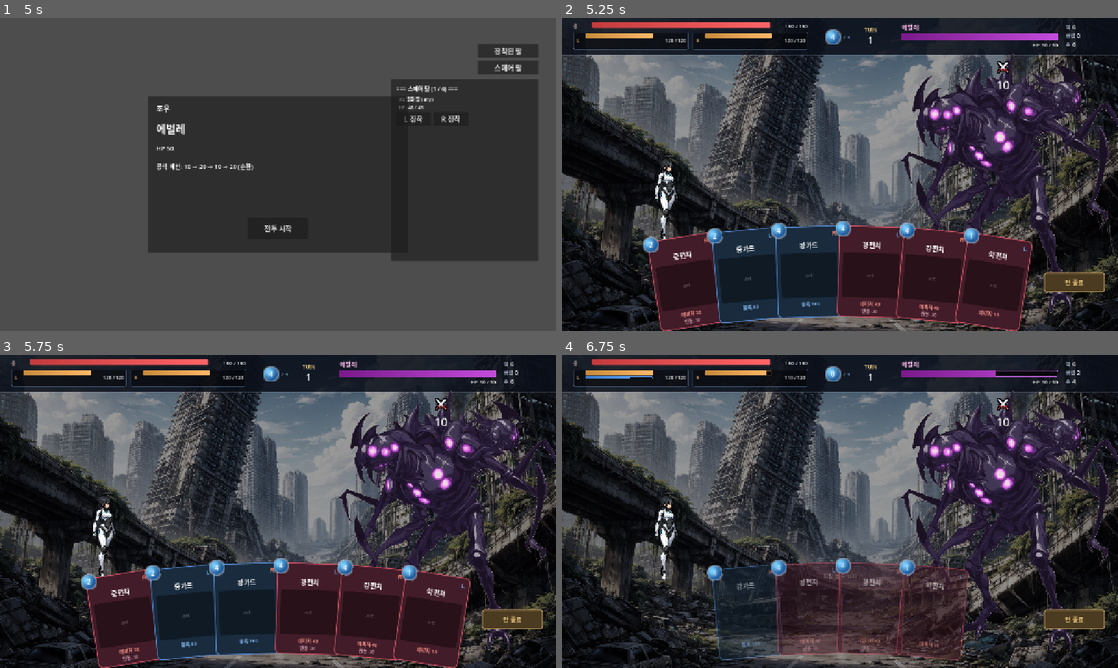
Above: before the commit, frames 1-4 (two rows, left to right).
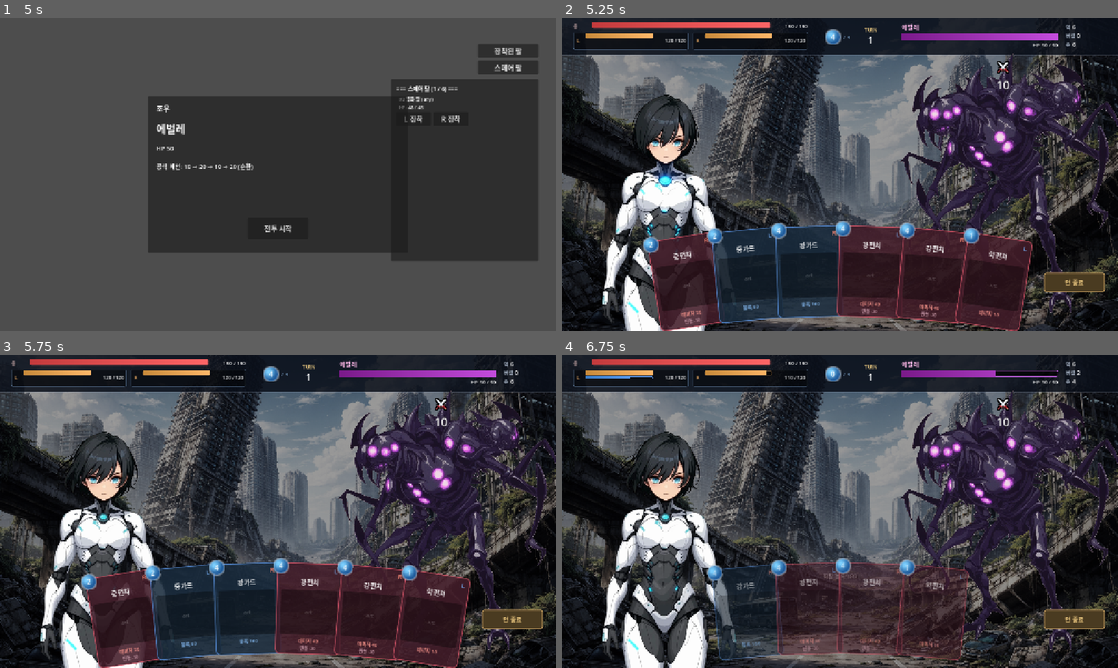
Above: after the commit, the same moments.

Repository: solitaryflyingbird/game_2026_02
Game: Godot game, scene res://main.tscn
Same seed, same stepped clock (60 frames per second), same inputs: the game is played once before the commit and once after it. The project has no main scene, so this scene is started directly.
Inputs (mouse positions are in pixels of both pictures, inside the frame that each line leads up to):
- Up to frame 1 (5 s): click "시작" at 0.5 s; click "장착된 팔" at 1.25 s; click "스페어 팔" at 2 s; click "L 장착" at 2.75 s; click "R 장착" at 3.5 s; click "2" at 4.25 s
- Up to frame 2 (5.25 s): click "전투 시작" at 5 s
- Up to frame 3 (5.75 s): no input
- Up to frame 4 (6.75 s): click (684, 617) at 5.77 s; click (717, 614) at 6.52 s

Frame 1 is identical in both runs. In frame 2, 6.5% of the frame differs, in the area x 7-80%, y 24-100%; in frame 3, 6.5%; in frame 4, 8.6%, in the area x 7-32%, y 24-100%.

Commit message:
히로인 프론트뷰 전환 + 카드 반투명 호버 페이드
- 히로인: 사이드뷰 idle/attack 4+5프레임 → 타이틀 프론트뷰 8프레임 재사용
  에셋이 허벅지 상부에서 끊긴 초상화라 하단 경계가 스테이지 밖으로 가도록
  scale 0.4 → 0.45, pos.y 420 → 441 (얼굴 y 249 로 원래와 근접 유지)
- attack 애니메이션 없음 — has_animation 가드로 경고 방지, 피격 연출은 추후 컷씬 대체
- 카드 반투명 복원: 기본 alpha 0.88 (에너지 부족 0.55),
  호버 시 1.0 으로 트윈, 해제 시 base_alpha 로 복귀
- 목업 정리 (hand_XX 시안 + 불필요 PSD 삭제, 무릎잘림 레퍼런스 추가)

Co-Authored-By: Claude Opus 4.7 (1M context) <noreply@anthropic.com>

Diff:
--- a/battle_ui.gd
+++ b/battle_ui.gd
@@ -39,8 +39,7 @@
 const BG_TEX_PATH := "res://에셋/배틀 리소스/배경/배경1.png"
 const ENEMY_TEX_PATH := "res://에셋/배틀 리소스/예시 적/몬스터 예시.png"
 const ATTACK_ICON_RED_PATH := "res://에셋/배틀 리소스/아이콘/적_공격_아이콘_레드.png"
-const HEROINE_IDLE_DIR := "res://에셋/배틀 리소스/주인공/idle/"
-const HEROINE_ATTACK_DIR := "res://에셋/배틀 리소스/주인공/공격모션/"
+const HEROINE_FRONT_DIR := "res://에셋/타이틀/"   # 프론트뷰 idle 8프레임 (타이틀 공용)
 
 const HP_BAR_SHADER_PATH := "res://ui/hp_bar.gdshader"
 const ORB_SHADER_PATH := "res://ui/orb.gdshader"
@@ -423,30 +422,27 @@
 # ------------------------------------------------------------
 
 func _build_heroine() -> void:
+    # 프론트뷰 — 타이틀과 동일 8프레임 idle 공유. 공격 전용 프레임은 미정이라
+    # 공격 모션은 컷씬/피격 플래시로 대체 예정.
     _heroine_sprite = AnimatedSprite2D.new()
     var frames := SpriteFrames.new()
 
     frames.add_animation("idle")
-    frames.set_animation_speed("idle", 4)
+    frames.set_animation_speed("idle", 8)
     frames.set_animation_loop("idle", true)
-    for i in range(4):
-        var f: Texture2D = load(HEROINE_IDLE_DIR + "frame_%d.png" % i)
+    for i in range(1, 9):  # 1.png ~ 8.png
+        var f: Texture2D = load(HEROINE_FRONT_DIR + "%d.png" % i)
         if f != null:
             frames.add_frame("idle", f)
-
-    frames.add_animation("attack")
-    frames.set_animation_speed("attack", 10)
-    frames.set_animation_loop("attack", false)
-    for i in range(5):
-        var f2: Texture2D = load(HEROINE_ATTACK_DIR + "frame_%d.png" % i)
-        if f2 != null:
-            frames.add_frame("attack", f2)
 
     _heroine_sprite.sprite_frames = frames
     _heroine_sprite.animation = "idle"
     _heroine_sprite.autoplay = "idle"
-    _heroine_sprite.scale = Vector2(0.42, 0.42)
-    _heroine_sprite.position = Vector2(240, 420)
+    # 에셋이 허벅지 윗부분에서 끊긴 초상화 → 그 끊긴 선이 스테이지 밖으로
+    # 나가도록 scale 키우고 pos 내림. 결과: 에셋 하단이 y≈727(스테이지 720 아래)로
+    # 화면에 보이지 않음. 얼굴은 원래 위치(≈246) 근처 유지.
+    _heroine_sprite.scale = Vector2(0.45, 0.45)
+    _heroine_sprite.position = Vector2(240, 441)
     _heroine_sprite.animation_finished.connect(_on_heroine_anim_finished)
     add_child(_heroine_sprite)
 
@@ -587,7 +583,10 @@
 
 
 func _on_damage_dealt(amount: int) -> void:
-    _heroine_sprite.play("attack")
+    # 프론트뷰 전환 후 공격 전용 프레임 없음 — 컷씬/피격 플래시로 대체 예정
+    if _heroine_sprite.sprite_frames != null \
+            and _heroine_sprite.sprite_frames.has_animation("attack"):
+        _heroine_sprite.play("attack")
     _append_log("적에게 %d 데미지" % amount)
 
 
@@ -778,6 +777,7 @@
     tween.tween_property(visual, "rotation", -base_rot, HAND_TWEEN_TIME)
     tween.tween_property(visual, "scale", Vector2(HAND_HOVER_SCALE, HAND_HOVER_SCALE), HAND_TWEEN_TIME)
     tween.tween_property(visual, "position", Vector2(0, -HAND_HOVER_LIFT), HAND_TWEEN_TIME)
+    tween.tween_property(visual, "modulate:a", 1.0, HAND_TWEEN_TIME)
     visual.set_meta("tween", tween)
 
 
@@ -786,11 +786,13 @@
         return
     hit_area.z_index = hit_area.get_meta("base_z")
     _kill_card_tween(visual)
+    var base_alpha: float = visual.get_meta("base_alpha", 0.88)
     var tween := create_tween().set_parallel(true)
     tween.set_trans(Tween.TRANS_CUBIC).set_ease(Tween.EASE_OUT)
     tween.tween_property(visual, "rotation", 0.0, HAND_TWEEN_TIME)
     tween.tween_property(visual, "scale", Vector2.ONE, HAND_TWEEN_TIME)
     tween.tween_property(visual, "position", Vector2.ZERO, HAND_TWEEN_TIME)
+    tween.tween_property(visual, "modulate:a", base_alpha, HAND_TWEEN_TIME)
     visual.set_meta("tween", tween)
 
 
@@ -821,8 +823,11 @@
     var border_col := COL_ATK_BORDER if category == "attack" else COL_DEF_BORDER
     visual.add_theme_stylebox_override("panel", _make_panel_style(bg_col, border_col, 10, 2))
 
-    if not affordable:
-        visual.modulate = Color(1, 1, 1, 0.55)
+    # 기본 반투명 (호버 시 불투명으로 트윈).
+    # 사용 불가(에너지 부족)일 땐 더 어둡게.
+    var base_alpha: float = 0.55 if not affordable else 0.88
+    visual.modulate = Color(1, 1, 1, base_alpha)
+    visual.set_meta("base_alpha", base_alpha)
 
     # 코스트 구슬 (좌상단 외측, 36×36 원 — HUD 마나 오브와 동일 쉐이더)
     var orb := _make_orb(Vector2(36, 36))
Binary file added: mockup/무릎잘림.png
Not shown, added: mockup/무릎잘림.png.import
Not shown, changed: mockup/.DS_Store
Not shown, changed: mockup/front_01_standoff.psd
Not shown, removed: mockup/hand_01_arc.html
Not shown, removed: mockup/hand_02_fan.html
Not shown, removed: mockup/hand_03_split.html
